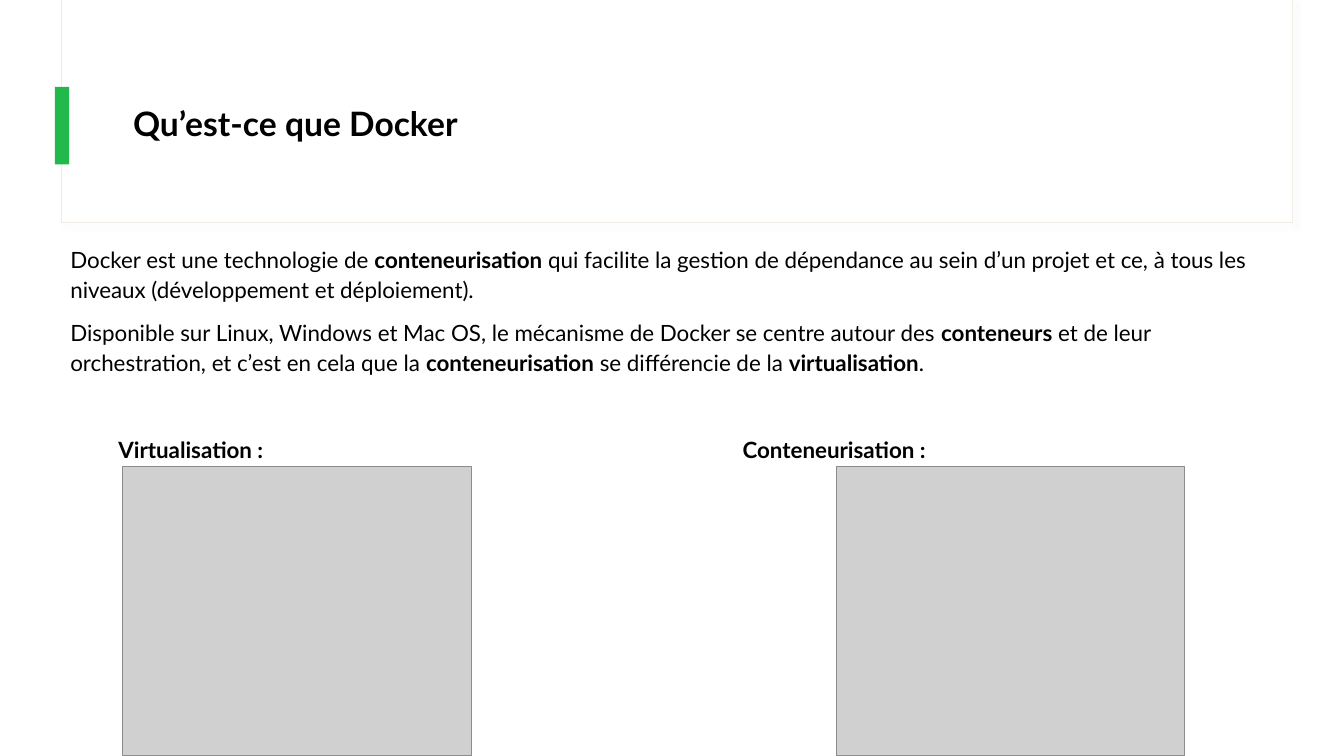
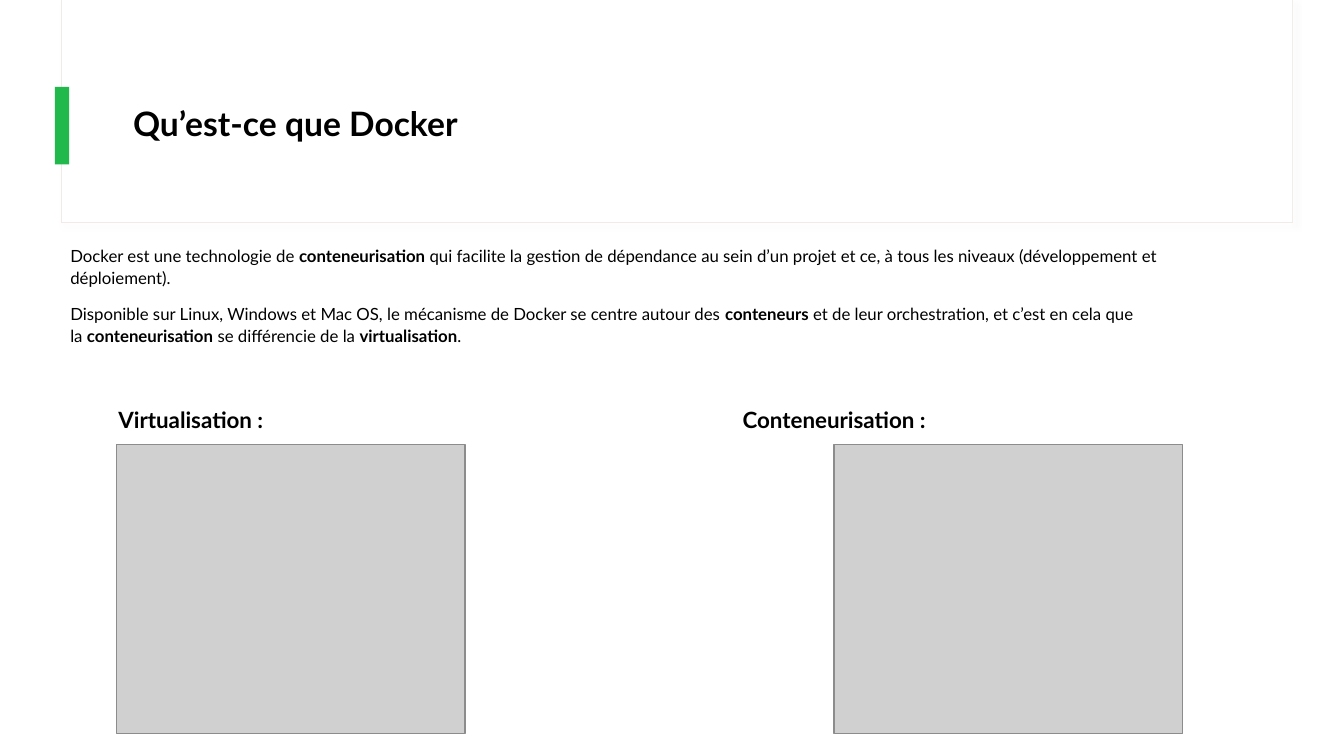
Before and after one commit to IPSSIASIDEV2/Jedy-DockerKubernetes-Formation, a slide deck: slide 7 of Cours/Cours.pptx. Drawn at 1344x756 pixels with LibreOffice and Linux fonts; fonts in the diff are those of the drawing; grey boxes stand for pictures. Boxes give left, top, right and bottom in pixels: in the first picture for what was removed or moved away, otherwise in the second. Text is boxed around its words. In the diff, an @@ line names an element or a change of style, - is before the commit and + after.

Commit message:
up

```diff
--- a/Cours/Cours.pptx
+++ b/Cours/Cours.pptx
@@ text at (x1=70, y1=249, x2=1157, y2=342): size 16 to 12 pt @@
@@ picture moved from (x1=123, y1=467, x2=472, y2=756) to (x1=117, y1=445, x2=466, y2=734) @@
@@ picture moved from (x1=837, y1=467, x2=1186, y2=756) to (x1=834, y1=445, x2=1183, y2=734) @@
```
Also in this commit, not shown: 7 other slides changed, 1 slide added.
